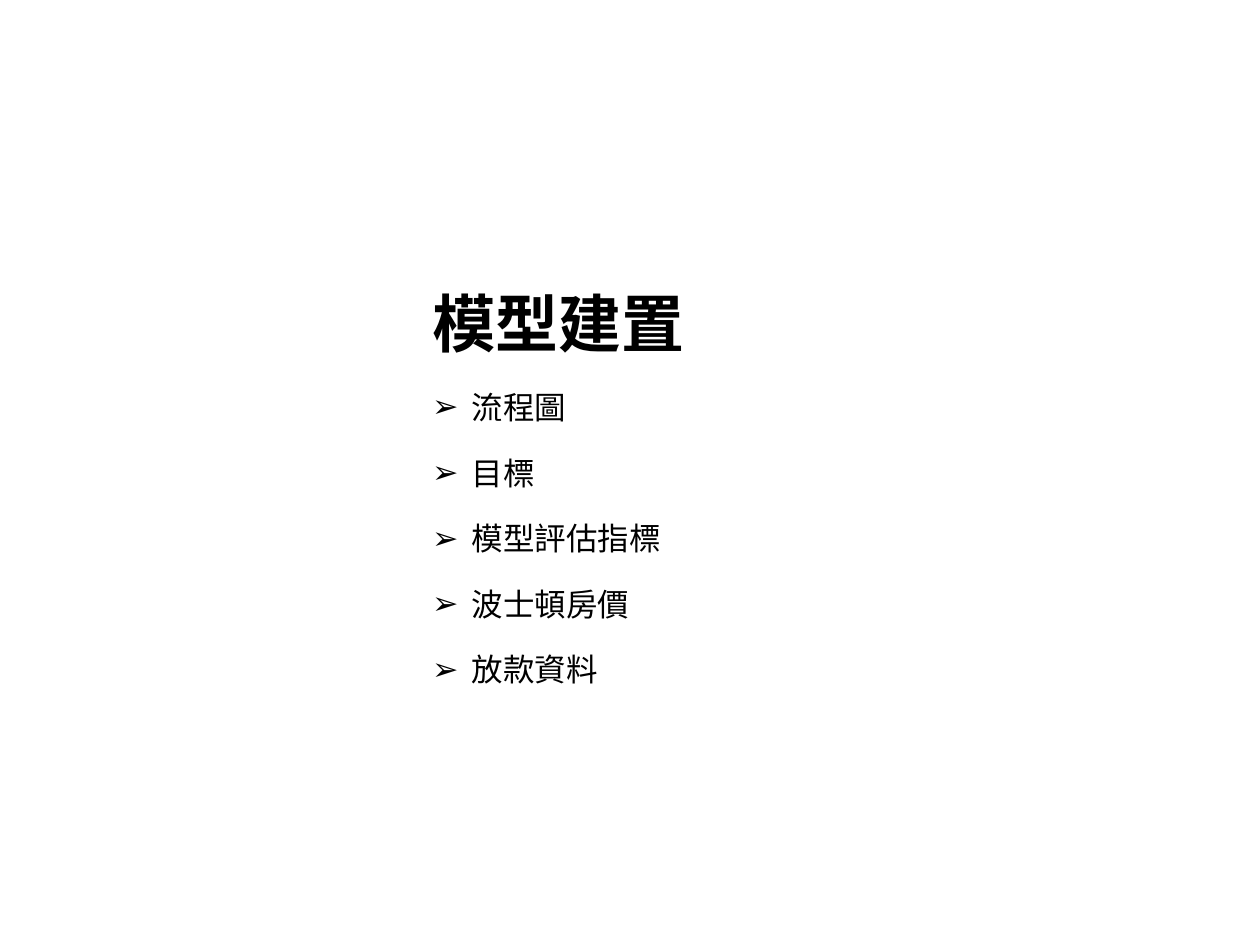
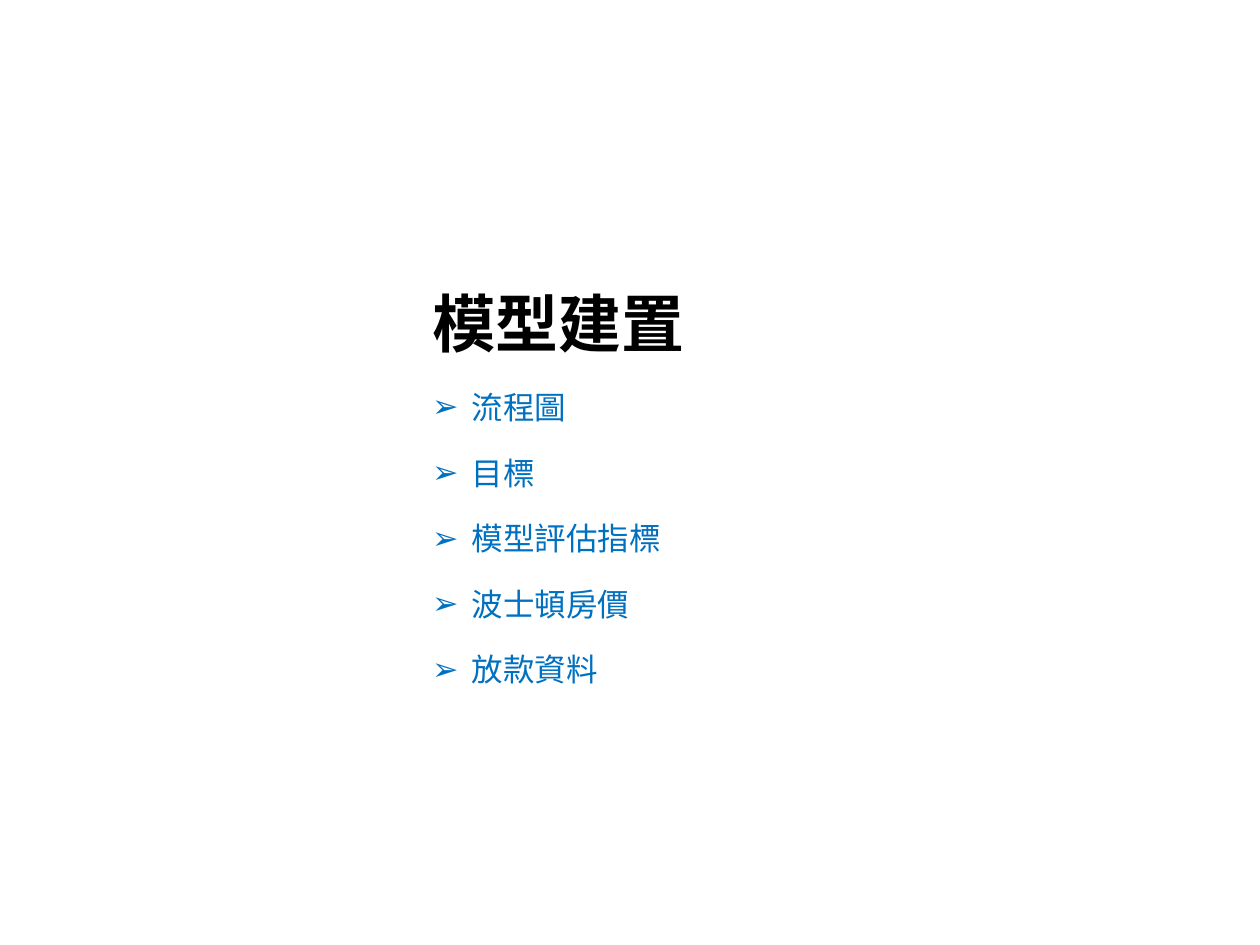
Before and after one commit to hrne/FINAL_REPORT, a slide deck: slide 16 of AI_Report/AI應用-不動產價格預測.pptx. Drawn at 1260x945 pixels with LibreOffice and Linux fonts; fonts in the diff are those of the drawing; background and template pictures are left out. Boxes give left, top, right and bottom in pixels: in the first picture for what was removed or moved away, otherwise in the second. Text is boxed around its words. In the diff, an @@ line names an element or a change of style, - is before the commit and + after.

```diff
--- a/AI_Report/AI應用-不動產價格預測.pptx
+++ b/AI_Report/AI應用-不動產價格預測.pptx
@@ text at (472,392,661,684): text colour #000000 to #0070C0 in "流程圖", "目標", "模型評估指標", "波士頓房價" and 1 more places @@
```
Also in this commit, not shown: 7 other slides changed, 2 other files.
